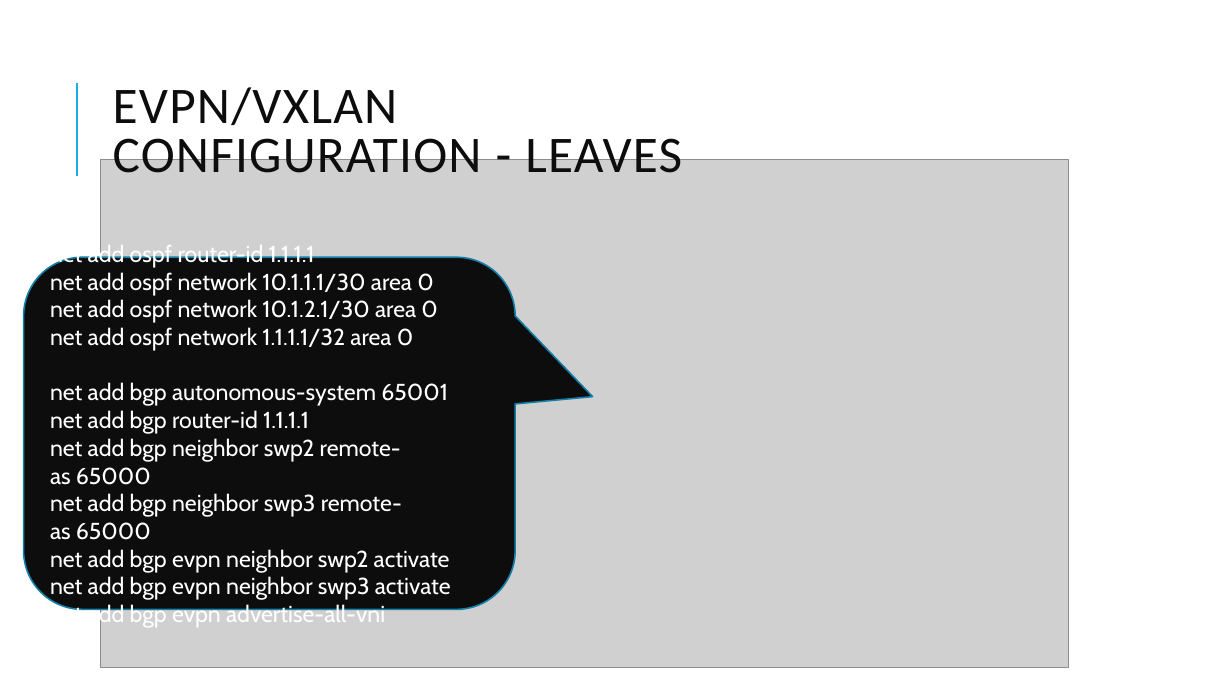
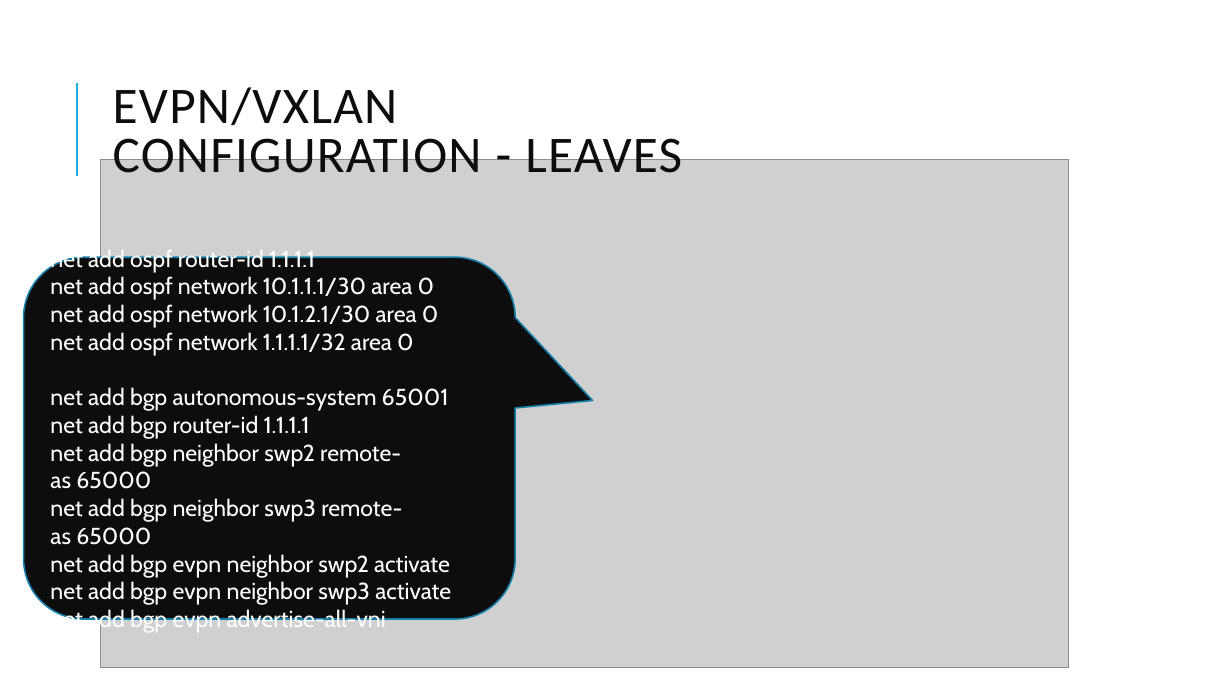
Before and after one commit to BSc-MSc-Projects/NSD-VPNs, a slide deck: slide 29 of presentazione/NSD_presentation.pptx. Drawn at 1232x693 pixels with LibreOffice and Linux fonts; fonts in the diff are those of the drawing; grey boxes stand for pictures. Boxes give left, top, right and bottom in pixels: in the first picture for what was removed or moved away, otherwise in the second. Text is boxed around its words. In the diff, an @@ line names an element or a change of style, - is before the commit and + after.

```diff
--- a/presentazione/NSD_presentation.pptx
+++ b/presentazione/NSD_presentation.pptx
@@ rounded speech box "net add ospf router-id 1.1.1.1": place and size @@
-rounded speech box "net add ospf router-id 1.1.1.1" at bbox=[24, 257, 516, 609]
+rounded speech box "net add ospf router-id 1.1.1.1" at bbox=[24, 257, 516, 619]
```
Also in this commit, not shown: 7 other slides changed.
